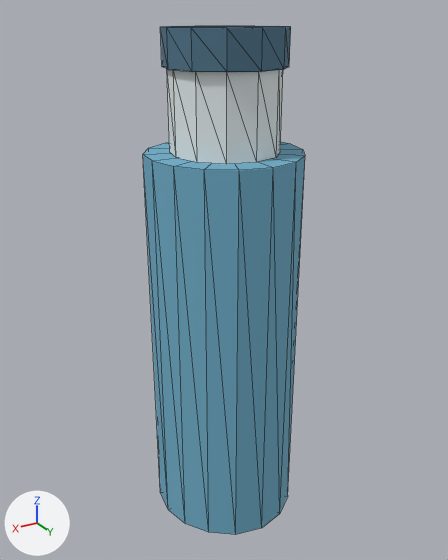
An edit to the glTF model assets/models/props/water_bottle.glb, drawn before and after from the same camera.
The view is the same before and after, from a camera (50 mm lens) standing at (0.319, 0.529, 0.546) and looking at (-0.001, -0.005, 0.28). The axes (+X, +Y, +Z) are drawn at lower left. The lights are the same throughout. The first picture is the older version. Mesh edges are drawn as thin lines. Vertices at exactly the same position are counted once.

Names of what the first picture shows: 'water_bottle'.
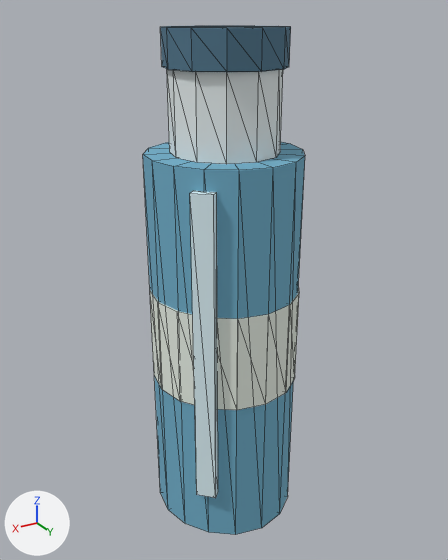
Diff of the bpy script that builds the scene:
```diff
--- a/assets/models/props/water_bottle.glb.py
+++ b/assets/models/props/water_bottle.glb.py
@@ mat_water_bottle_label_mat @@
+mat_water_bottle_label_mat = principled_material('water_bottle_label_mat')
+mat_water_bottle_label_mat.base_color = (0.82, 0.88, 0.8)  # white #eaf1e7
+mat_water_bottle_label_mat.roughness = 0.88
@@ mat_water_bottle_highlight_mat @@
+mat_water_bottle_highlight_mat = principled_material('water_bottle_highlight_mat')
+mat_water_bottle_highlight_mat.base_color = (0.74, 0.91, 0.96)  # pale blue #dff5fa
+mat_water_bottle_highlight_mat.roughness = 0.88
@@ me_water_bottle @@
 # used by ob_water_bottle; location = (0.0, 0.0, 0.0)
-me_water_bottle.from_pydata(...)  # 84 vertices, 160 faces; spans x -0.08..0.08, y -0.078..0.082, z 0.0..0.535
+me_water_bottle.from_pydata(...)  # 126 vertices, 236 faces; spans x -0.081..0.081, y -0.08..0.082, z 0.0..0.535
+# me_water_bottle part 1: a new loose piece, a 16-sided cylinder along z spanning x -0.081..0.081, y -0.08..0.082, z 0.17..0.275, in mat_water_bottle_label_mat (white #eaf1e7)
+# me_water_bottle part 2
+# 8 vertices are added at x 0.047..0.069, y 0.047..0.069, z 0.06..0.4
+# 12 new faces join them, mat_water_bottle_highlight_mat (pale blue #dff5fa)
 me_water_bottle.materials.append(mat_water_bottle_body_mat)
@@ me_water_bottle @@
 me_water_bottle.materials.append(mat_water_bottle_cap_mat)
+me_water_bottle.materials.append(mat_water_bottle_label_mat)  # white #eaf1e7
+me_water_bottle.materials.append(mat_water_bottle_highlight_mat)  # pale blue #dff5fa
```

Boxes (x1, y1, x2, y2) around the edits, measured in the pictures (448 x 560 px):
part 1 of me_water_bottle, added
    after: (150, 287, 299, 410)
part 2 of me_water_bottle, added (pale blue)
    after: (190, 191, 218, 498)
